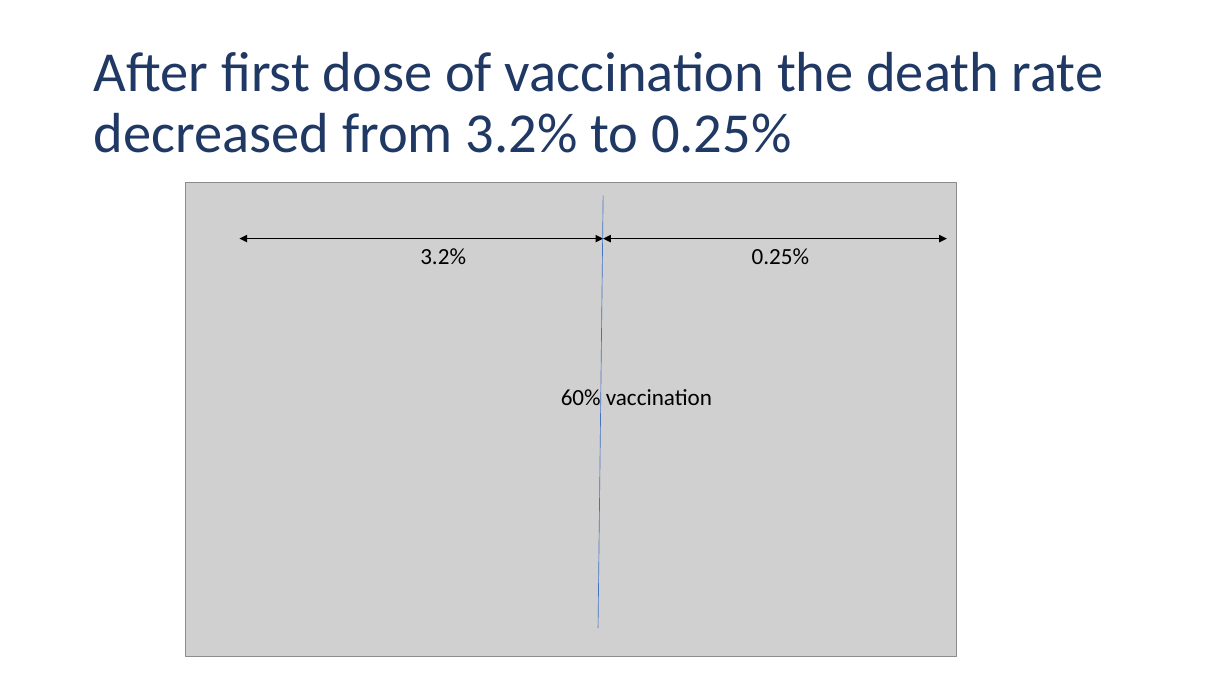
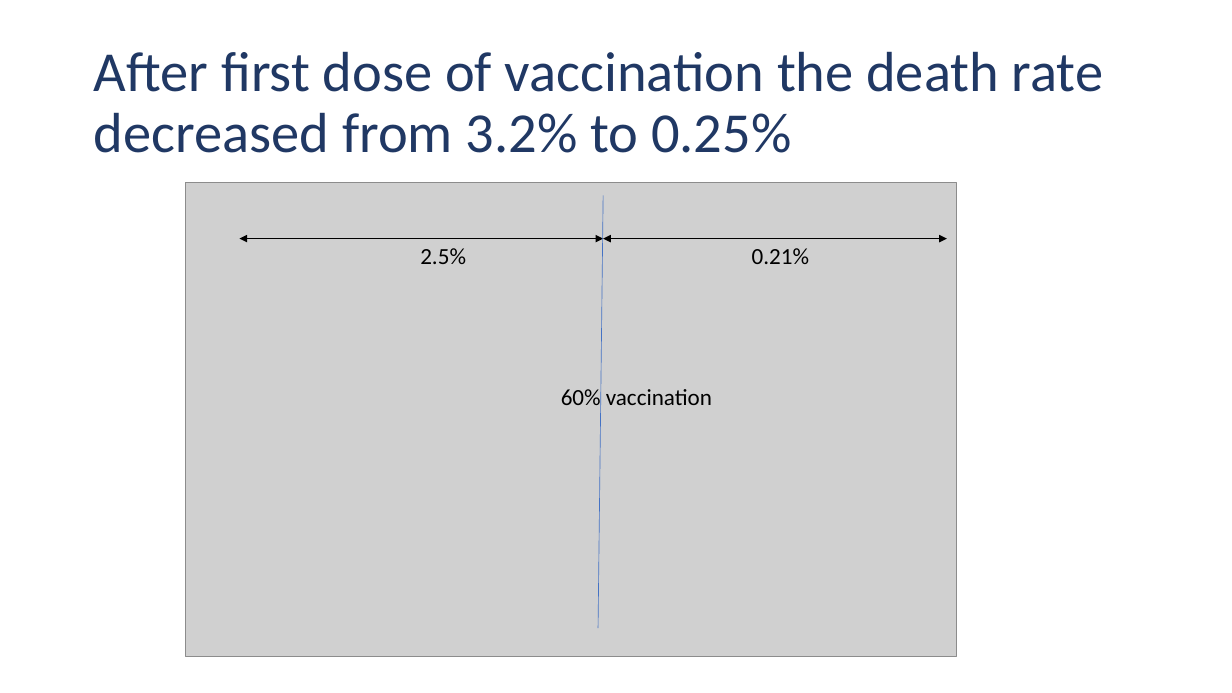
Before and after one commit to doctorf72/Naya-Practical-Data-Science-EDA-Project, a slide deck: slide 18 of initial analysis.pptx (slide 17 before the commit). Drawn at 1232x693 pixels with LibreOffice and Linux fonts; fonts in the diff are those of the drawing; grey boxes stand for pictures; background and template pictures are left out. Boxes give left, top, right and bottom in pixels: in the first picture for what was removed or moved away, otherwise in the second. Text is boxed around its words. In the diff, an @@ line names an element or a change of style, - is before the commit and + after.

```diff
--- a/initial analysis.pptx
+++ b/initial analysis.pptx
@@ text at [420,248,466,264]: text changed @@
-3.2%
+2.5%
@@ text at [752,248,809,264]: text changed @@
-0.25%
+0.21%
```
Also in this commit, not shown: 1 other slide changed, 3 slides added, 1 other file.
